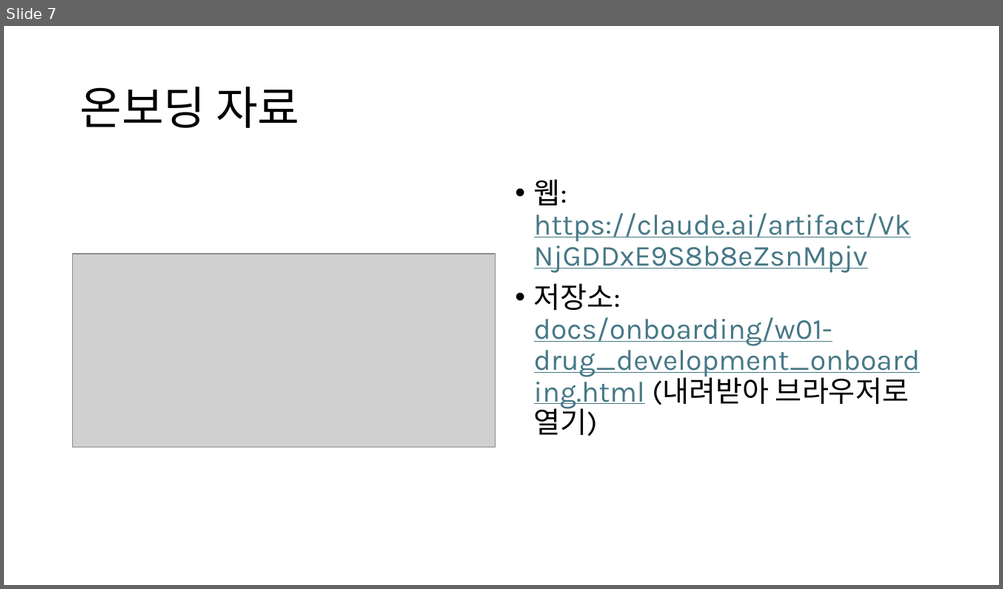
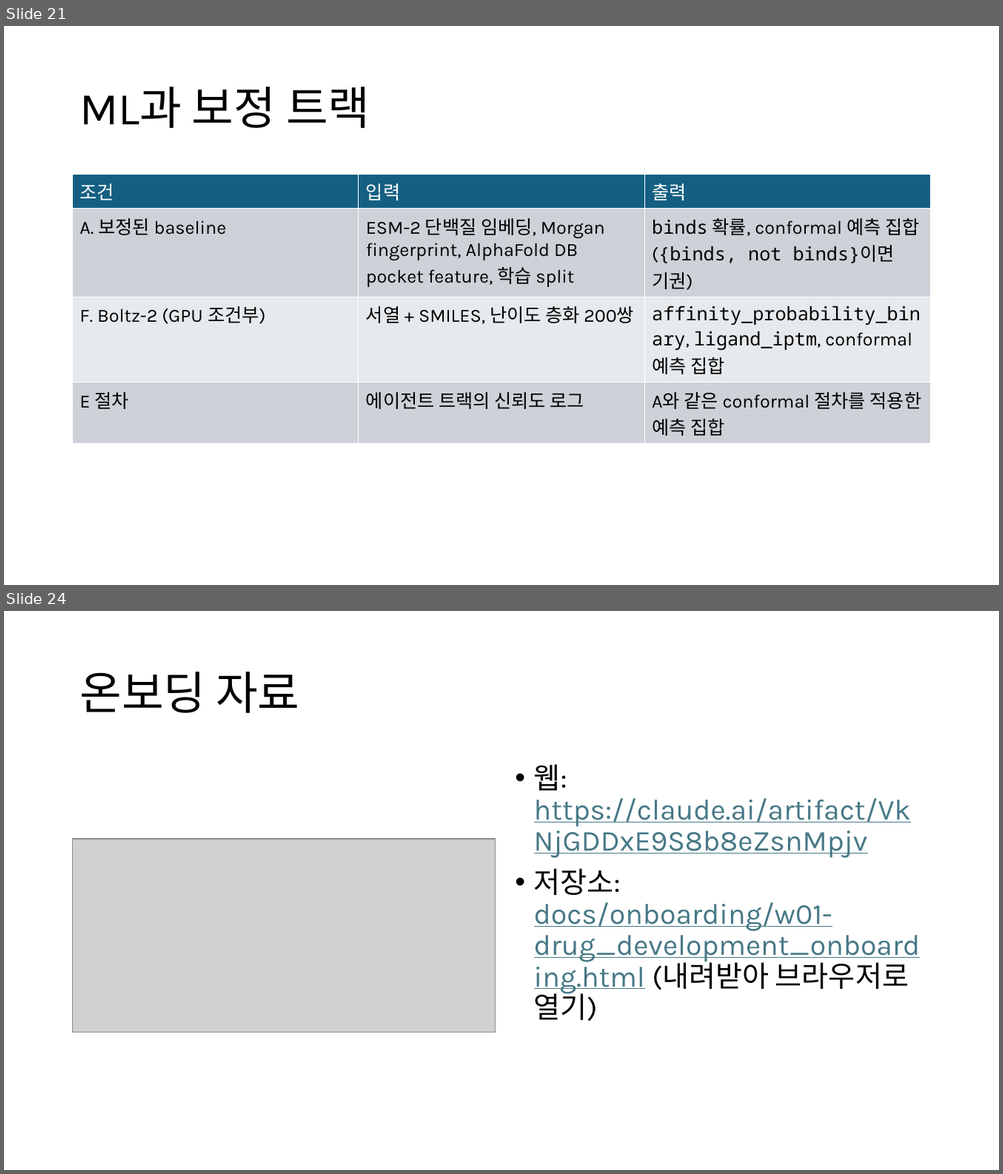
Before and after one commit to Pseudo-Lab/abstain-dti, a slide deck: docs/weekly/w01/w01.pptx. Shown one above the other, each under a label of ours: slide 7 before the commit, slides 21 and 24 after it; the slides between them are not shown. The pictures are 1003x589 and 1003x1174 pixels, drawn with LibreOffice and Linux fonts; fonts in the diff are those of the drawing; grey boxes stand for pictures. Boxes give left, top, right and bottom in pixels: in the first picture for what was removed or moved away, otherwise in the second. Text is boxed around its words. In the diff, an @@ line names an element or a change of style, - is before the commit and + after.

```diff
--- a/docs/weekly/w01/w01.pptx
+++ b/docs/weekly/w01/w01.pptx
@@ slide 21 added at (x1=4, y1=26, x2=999, y2=585), background #FFFFFF @@
@@ title added at (x1=79, y1=87, x2=370, y2=128), 44 pt, text #000000 @@
+ML과 보정 트랙
@@ table added at (x1=73, y1=175, x2=930, y2=529), 4 rows, 3 columns @@
+조건 | 입력 | 출력
+A. 보정된 baseline | ESM-2 단백질 임베딩, Morgan fingerprint, AlphaFold DB pocket feature, 학습 split | binds 확률, conformal 예측 집합 ({binds, not binds}이면 기권)
+F. Boltz-2 (GPU 조건부) | 서열 + SMILES, 난이도 층화 200쌍 | affinity_probability_binary, ligand_iptm, conformal 예측 집합
+E 절차 | 에이전트 트랙의 신뢰도 로그 | A와 같은 conformal 절차를 적용한 예측 집합
@@ what was slide 7 is now slide 24 @@
```
Also in this commit, not shown: 16 other slides added, 6 other files.
